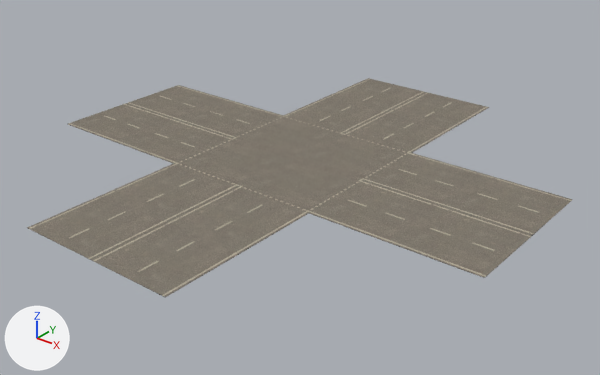
The Blender file Blender/Blender files/Roads/Double file/Clean/X.blend, before and after one commit.
One viewpoint serves both versions: a 50 mm camera at (3409.0, -4198.0, 2387.0) aimed at (88.0, -46.0, -188.0). The axes (+X, +Y, +Z) are drawn at lower left. The lights are the same throughout.

Names of what the first picture shows: 'Road10', 'Road11', 'Road12', 'Road13', 'Road15', 'Road17', 'Road18', 'Road19', 'Road2', 'Road20', 'Road3', 'Road4', 'Road5', 'Road6', 'Road8', 'Road9'.
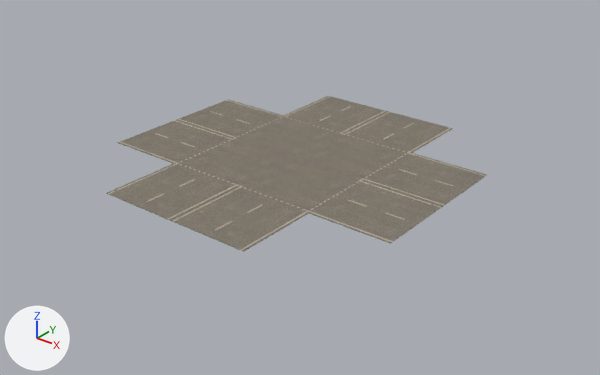
Edits to the scene script, one JSON object a line:
```json
{"op": "remove", "block": "ob_road5", "code": ["ob_road5 = bpy.data.objects.new('Road5', me_cube_004)", "ob_road5.location = (-1500.0, 300.0, 0.0)", "ob_road5.scale = (1.0, 1.0, 0.00333)"]}
{"op": "remove", "block": "ob_road6", "code": ["ob_road6 = bpy.data.objects.new('Road6', me_cube_005)", "ob_road6.location = (-1500.0, -300.0, 0.0)", "ob_road6.scale = (1.0, 1.0, 0.00333)"]}
{"op": "remove", "block": "ob_road11", "code": ["ob_road11 = bpy.data.objects.new('Road11', me_cube_010)", "ob_road11.location = (1500.0, 300.0, 0.0)", "ob_road11.scale = (1.0, 1.0, 0.00333)"]}
{"op": "remove", "block": "ob_road12", "code": ["ob_road12 = bpy.data.objects.new('Road12', me_cube_011)", "ob_road12.location = (1500.0, -300.0, 0.0)", "ob_road12.scale = (1.0, 1.0, 0.00333)"]}
{"op": "remove", "block": "ob_road13", "code": ["ob_road13 = bpy.data.objects.new('Road13', me_cube_012)", "ob_road13.location = (-300.0, 1500.0, 0.0)", "ob_road13.rotation_euler = (0.0, 0.0, 1.571)  # degrees (0, 0, 90)", "ob_road13.scale = (1.0, 1.0, 0.00333)"]}
{"op": "remove", "block": "ob_road15", "code": ["ob_road15 = bpy.data.objects.new('Road15', me_cube_014)", "ob_road15.location = (300.0, 1500.0, 0.0)", "ob_road15.rotation_euler = (0.0, 0.0, 1.571)  # degrees (0, 0, 90)", "ob_road15.scale = (1.0, 1.0, 0.00333)"]}
{"op": "remove", "block": "ob_road17", "code": ["ob_road17 = bpy.data.objects.new('Road17', me_cube_016)", "ob_road17.location = (-300.0, -1500.0, 0.0)", "ob_road17.rotation_euler = (0.0, 0.0, 1.571)  # degrees (0, 0, 90)", "ob_road17.scale = (1.0, 1.0, 0.00333)"]}
{"op": "remove", "block": "ob_road19", "code": ["ob_road19 = bpy.data.objects.new('Road19', me_cube_018)", "ob_road19.location = (300.0, -1500.0, 0.0)", "ob_road19.rotation_euler = (0.0, 0.0, 1.571)  # degrees (0, 0, 90)", "ob_road19.scale = (1.0, 1.0, 0.00333)"]}
```

Pixel boxes [x1, y1, x2, y2] of what changed, in the pictures (600 x 375 px):
```json
{"object": "Road19", "change": "deleted", "before": [92, 220, 243, 297]}
{"object": "Road12", "change": "deleted", "before": [391, 206, 533, 278]}
{"object": "Road17", "change": "deleted", "before": [27, 193, 170, 260]}
{"object": "Road11", "change": "deleted", "before": [444, 175, 573, 235]}
{"object": "Road6", "change": "deleted", "before": [67, 103, 176, 143]}
{"object": "Road15", "change": "deleted", "before": [389, 92, 489, 128]}
{"object": "Road5", "change": "deleted", "before": [127, 85, 228, 120]}
{"object": "Road13", "change": "deleted", "before": [329, 78, 425, 111]}
```
